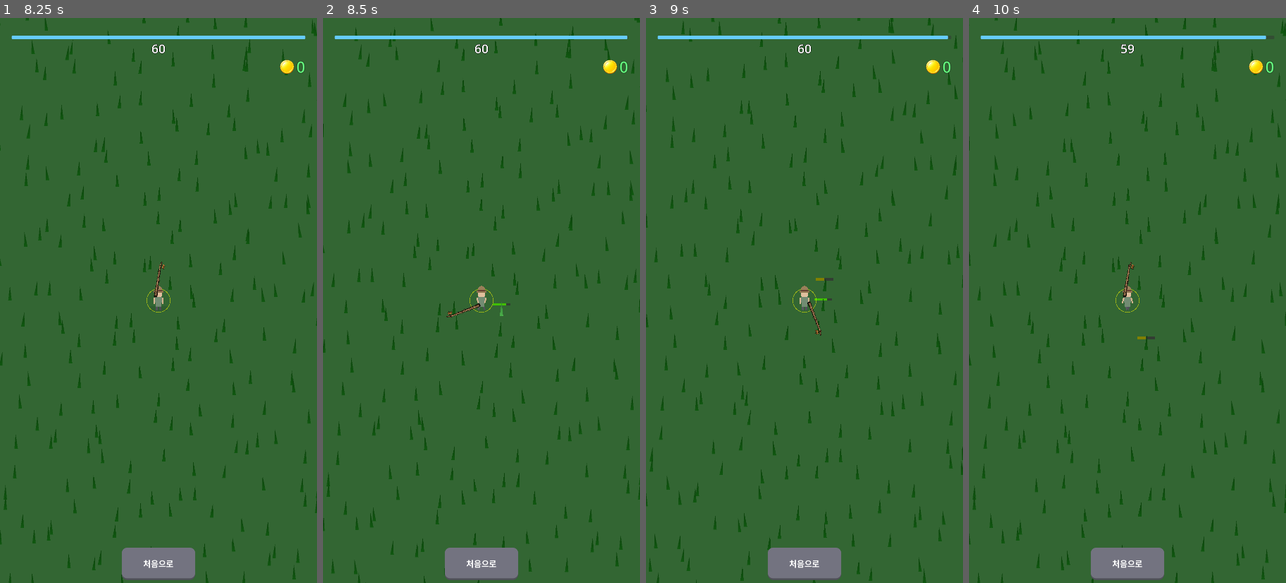
Above: before the commit, frames 1-4 (left to right).
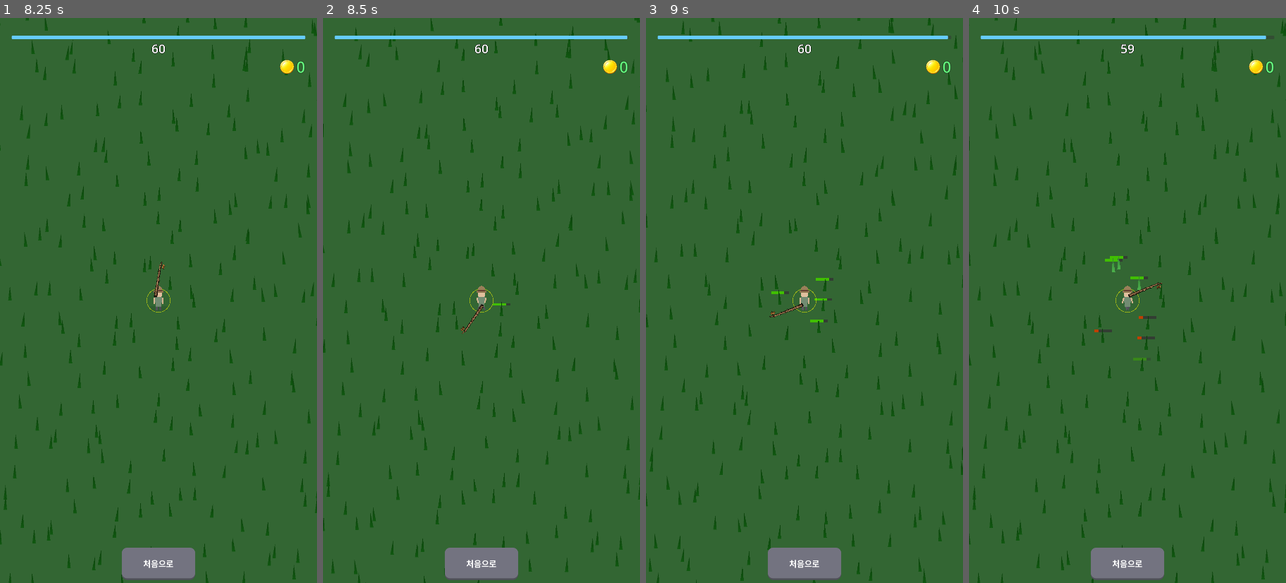
Above: after the commit, the same moments.

Repository: yellyB/game-kill_grass
Game: Godot game, scene res://scenes/ui/main_menu.tscn
The game is run twice, just before and just after one commit, with the same random seed, the same clock (stepped at 60 frames per second) and the same inputs. Sound files missing from this copy of the repository are replaced by a short silence.
Inputs (mouse positions are in pixels of both pictures, inside the frame that each line leads up to):
- Up to frame 1 (8.25 s): drag from (266, 46) to (190, 176) at 0.52 s; click (158, 300) at 1.25 s; drag from (95, 328) to (142, 413) at 2.02 s; move the mouse to (190, 176) at 2.77 s; hold D (move_right) 2.78-3.5 s; drag from (142, 413) to (63, 215) at 3.52 s; move the mouse to (253, 385) at 4.27 s; hold A (move_left) 4.28-5 s; click "건너뛰기" at 5 s; tap Enter at 5.75 s; drag from (63, 215) to (110, 159) at 5.77 s; click (158, 357) at 6.5 s; click "게임 입장" at 7.25 s; move the mouse to (174, 300) at 8.02 s; hold S (move_down) from 8.03 s (still down); click (174, 300) at 8.17 s
- Up to frame 2 (8.5 s): keep holding S (move_down)
- Up to frame 3 (9 s): release S (move_down) at 8.75 s; drag from (756, 159) to (741, 328) at 8.77 s
- Up to frame 4 (10 s): move the mouse to (1197, 272) at 9.52 s; hold W (move_up) from 9.53 s (still down)

Frame 1 is identical in both runs. In frame 2, 0.1% of the frame differs, in the area x 38-57%, y 50-56%; in frame 3, 0.2%; in frame 4, 0.3%, in the area x 39-61%, y 42-61%.

Commit message:
Increase base attack range from 80 to 90
Co-Authored-By: Claude Opus 4.6 <noreply@anthropic.com>

Diff:
--- a/scripts/player.gd
+++ b/scripts/player.gd
@@ -285,7 +285,7 @@
   is_swinging = false
 
 func update_attack_range() -> void:
-  const BASE_ATTACK_RANGE: float = 80.0
+  const BASE_ATTACK_RANGE: float = 90.0
   var weapon_range = GameManager.get_session_attack_range_mult()
   attack_radius = BASE_ATTACK_RANGE * weapon_range
   if attack_shape and attack_shape.shape:
